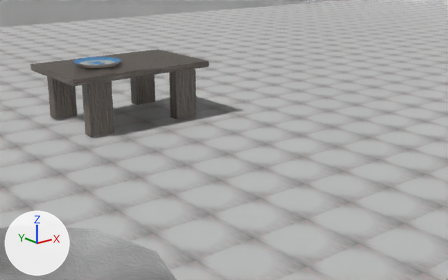
Renders of the glTF model assets/models/level_one.glb from each side of a commit.
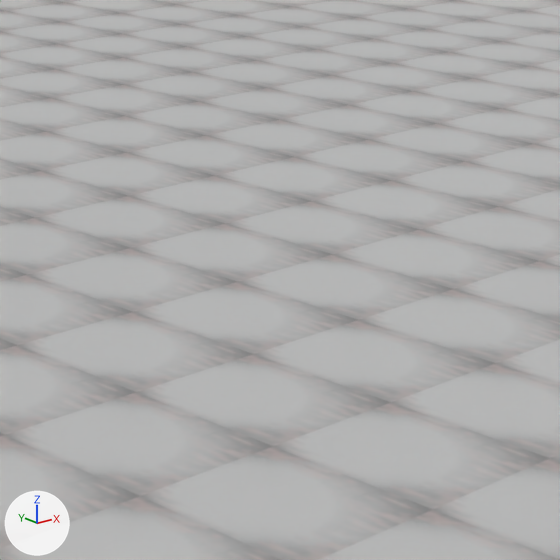
Each version appears first from a 50 mm lens placed at (-13.17, -1.24, 3.69), pointed at (-7.08, 6.37, 0.65), and next in a close-up on the part from 58% to 100% of the width and 19% to 86% of the height. The axes (+X, +Y, +Z) are drawn at lower left. The lights are the same throughout. The close-ups show mesh edges as thin lines. Where no turn or scale is listed for an object, it has been applied to the vertices.

Objects in the first close-up: 'Floor'.
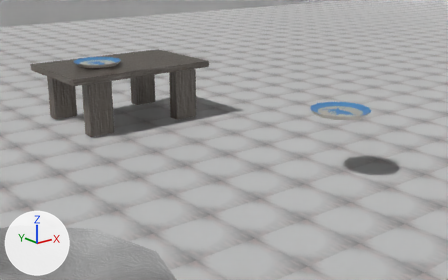
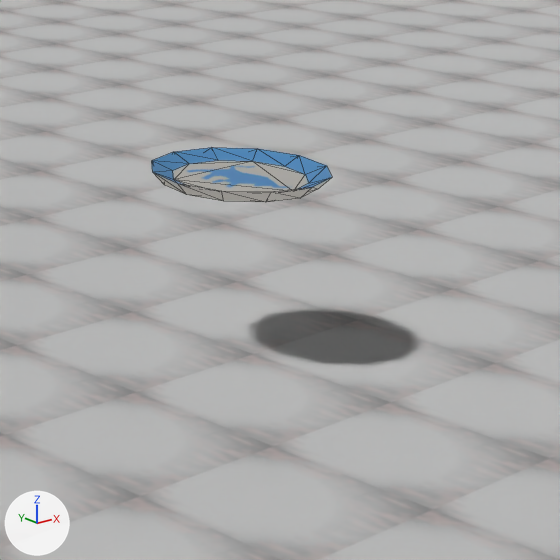
Commit message: plates now break when hit!

Boxes (x1, y1, x2, y2) around the edits, measured in the close-ups (560 x 560 px):
'Plate.plate', added
    after: (152, 148, 332, 202)

The change in detail:
Material 'Material.010' (mat_material_010) is new.
Its texture is img_plate.
Mesh me_cylinder_002 is new.
It has 36 vertices, 68 faces and spans x -0.5..0.5, y -0.5..0.5, z -0.05..0.025.
It uses material mat_material_010 (picture img_plate).
Object 'Plate.plate' (ob_plate_plate) is new; it shows me_cylinder_002.
Its location is (-5.506, 5.29, 1.112).
